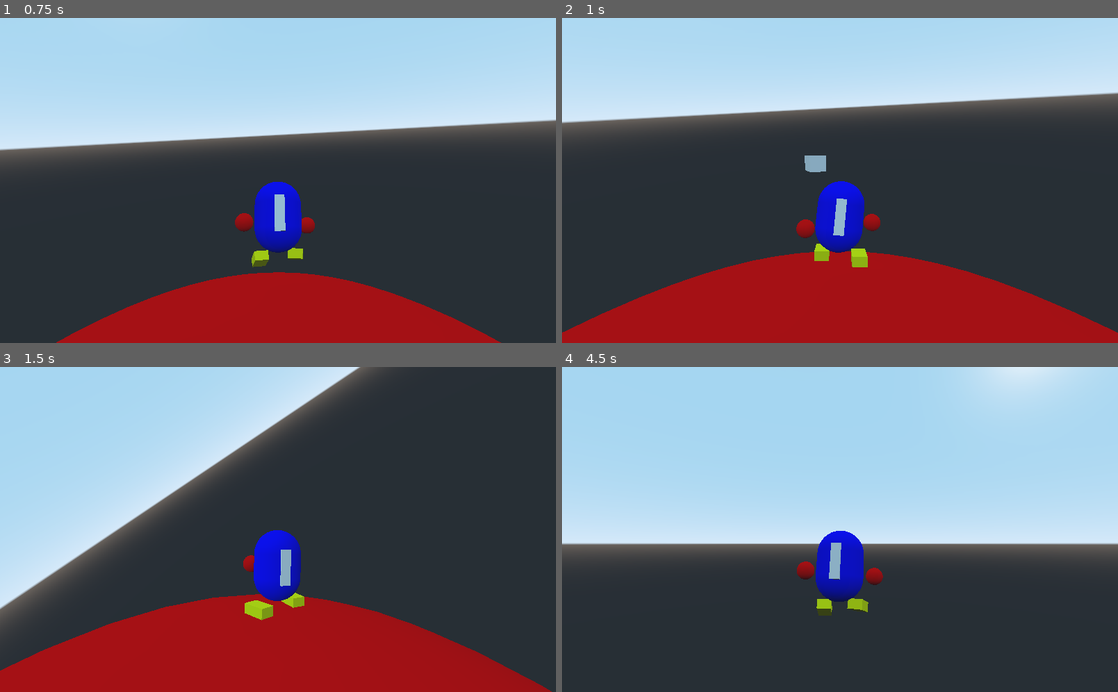
Above: before the commit, frames 1-4 (two rows, left to right).
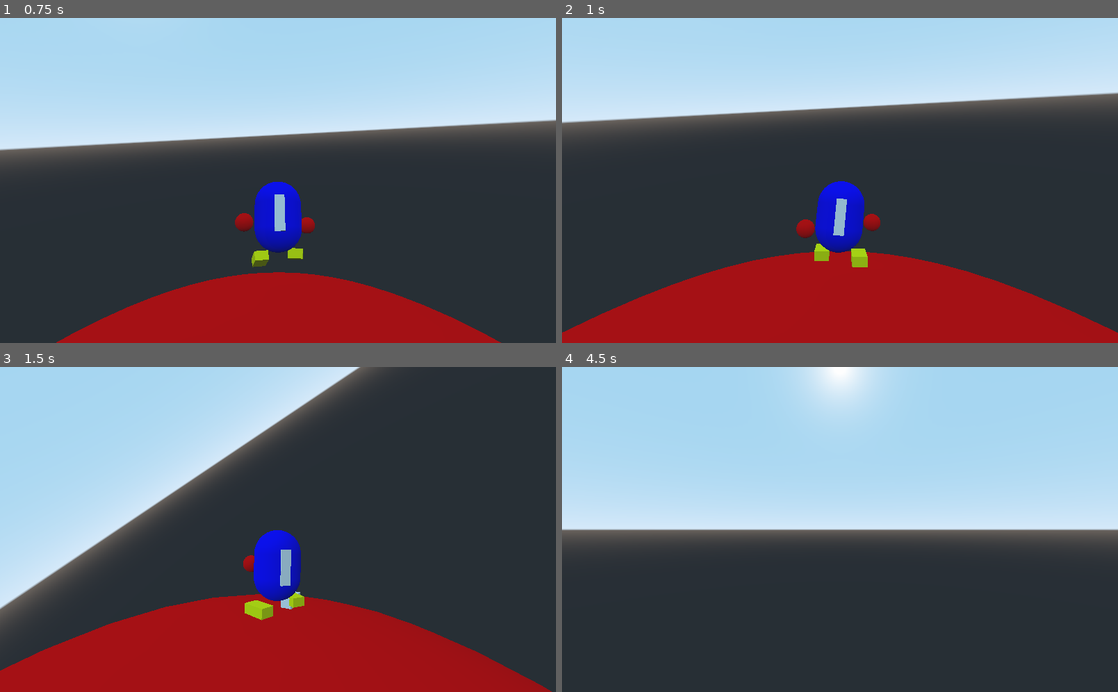
Above: after the commit, the same moments.

Repository: Sacristan/ASStro
Game: Godot game, scene res://scenes/levels/level1.tscn
The game is run twice, just before and just after one commit, with the same random seed, the same clock (stepped at 60 frames per second) and the same inputs. The engine's default icon, where the game draws it, is replaced by a stand-in: a white triangle on a blue panel in a dark square.
Inputs (mouse positions are in pixels of both pictures, inside the frame that each line leads up to):
- Up to frame 1 (0.75 s): move the mouse to (305, 180) at 0.52 s; hold W (move_forward) from 0.53 s (still down); right-click (305, 180) at 0.6 s
- Up to frame 2 (1 s): keep holding W (move_forward); click (867, 180) at 0.77 s
- Up to frame 3 (1.5 s): keep holding W (move_forward); move the mouse to (250, 529) at 1.27 s; right-click (250, 529) at 1.35 s
- Up to frame 4 (4.5 s): keep holding W (move_forward); click (812, 529) at 1.52 s; move the mouse to (851, 523) at 2.02 s; right-click (851, 523) at 2.1 s; move the mouse to (834, 536) at 2.77 s; right-click (834, 536) at 2.85 s; click (834, 536) at 3.02 s; move the mouse to (878, 532) at 3.52 s; right-click (878, 532) at 3.6 s; click (878, 532) at 3.77 s; move the mouse to (795, 526) at 4.27 s; right-click (795, 526) at 4.35 s

Frame 1 is identical in both runs. In frame 2, 0.2% of the frame differs, in the area x 43-48%, y 42-48%; in frame 3, less than 0.1%; in frame 4, 12%, in the area x 0-100%, y 0-77%.

Commit message:
fix char at exploded floor creating an error

Diff:
--- a/AstroSomething/_reference/Scripts/kinematic_character.gd
+++ b/AstroSomething/_reference/Scripts/kinematic_character.gd
@@ -281,7 +281,7 @@
 					_vertical_direction = -gravitational_impulse_normal
 
 func _update_rotation_on_current_floor() -> void:
-	if current_floor:
+	if current_floor && is_instance_valid(current_floor):
 		var global_transform_basis = global_transform.basis.orthonormalized()
 		var up = global_transform_basis.xform(Vector3.UP).normalized()
 		var forward = global_transform_basis.xform(Vector3.FORWARD).normalized()
--- a/AstroSomething/scenes/actors/props/ASSteroid.tscn
+++ b/AstroSomething/scenes/actors/props/ASSteroid.tscn
@@ -29,12 +29,12 @@
 [node name="CSGMesh" type="CSGMesh" parent="."]
 mesh = SubResource( 2 )
 
-[node name="KinematicBody" type="KinematicBody" parent="."]
+[node name="Body" type="KinematicBody" parent="."]
 transform = Transform( 0.5, 0, 0, 0, 0.5, 0, 0, 0, 0.5, 0, 0, 0 )
 script = ExtResource( 1 )
 
-[node name="CollisionShape" type="CollisionShape" parent="KinematicBody"]
+[node name="CollisionShape" type="CollisionShape" parent="Body"]
 shape = SubResource( 7 )
 
-[node name="CSGMesh" type="CSGMesh" parent="KinematicBody"]
+[node name="CSGMesh" type="CSGMesh" parent="Body"]
 mesh = SubResource( 8 )
--- a/AstroSomething/scenes/actors/props/Dynamite.tscn
+++ b/AstroSomething/scenes/actors/props/Dynamite.tscn
@@ -4,6 +4,7 @@
 
 [node name="Dynamite" type="Spatial"]
 script = ExtResource( 1 )
+explosionTimeout = 1.0
 
 [node name="CSGBox" type="CSGBox" parent="."]
 transform = Transform( 0.5, 0, 0, 0, 0.5, 0, 0, 0, 1, 0, 0, 0 )
--- a/AstroSomething/src/Assteroid.gd
+++ b/AstroSomething/src/Assteroid.gd
@@ -1,4 +1,16 @@
 extends KinematicBody
+
+signal onExplode
 
 func explode():
 	pass
+
+func assign_explosive(explosive):
+	add_child(explosive)
+	explosive.connect("onExplode", self, "onExplosiveExploded")
+
+func onExplosiveExploded():
+	print("Asteroid BOOM")
+	emit_signal("onExplode")
+	yield(Global.wait(1),"timeout")
+	get_parent().queue_free()
--- a/AstroSomething/src/Dynamite.gd
+++ b/AstroSomething/src/Dynamite.gd
@@ -1,11 +1,11 @@
 extends Spatial
 
-const Timeout = 5
+export(float) var explosionTimeout = 5
 
 signal onExplode()
 
 func _ready():
-	yield(Global.wait(Timeout),"timeout")
+	yield(Global.wait(explosionTimeout),"timeout")
 	boom()
 
 func boom():
--- a/AstroSomething/src/Player.gd
+++ b/AstroSomething/src/Player.gd
@@ -29,16 +29,21 @@
 		currentAssteroid = null
 
 func tryPlaceExplosive():
-	if(!canPlaceExplosive):
+	if(!is_on_floor() || !canPlaceExplosive || currentAssteroid==null):
 		return
+
 	canPlaceExplosive = false
 	placeExplosive()
 
 func placeExplosive():
 	var explosive = Explosive.instance()
-	Global.gameManager.rootNode.add_child(explosive)
+
+	var asteroidBody = currentAssteroid.get_node("Body")
+	asteroidBody.assign_explosive(explosive)
+
 	explosive.global_transform.origin = getPlacementPos()
 	explosive.global_transform.basis = global_transform.basis
+
 	explosive.connect("onExplode", self, "onExplosiveExploded")
 
 func onExplosiveExploded():
